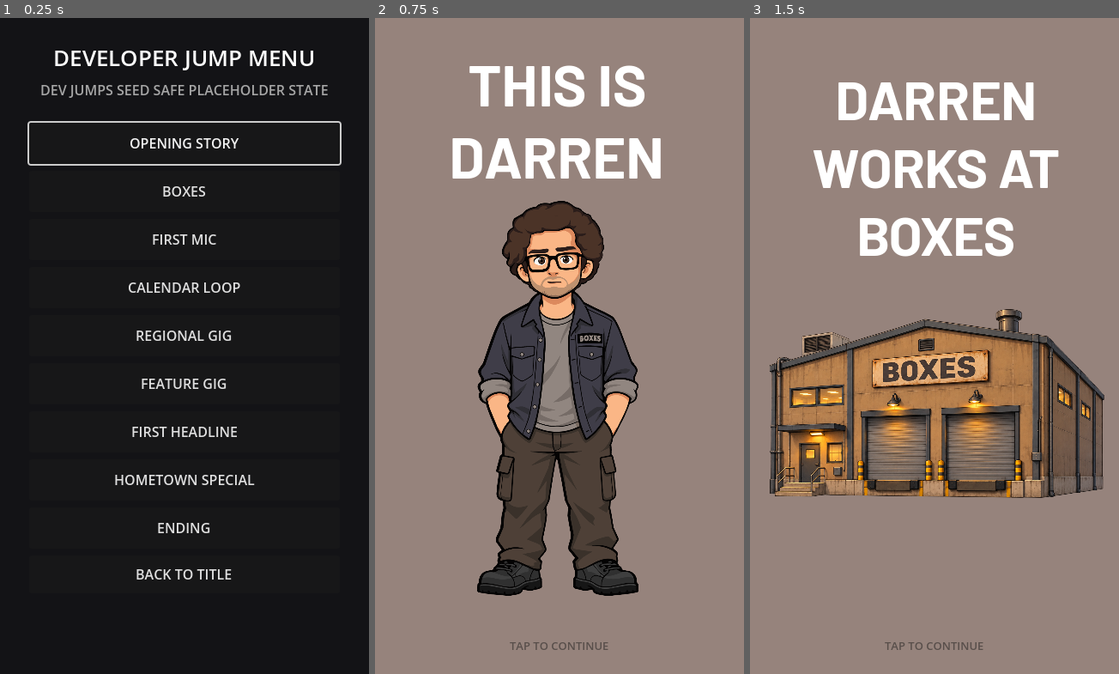
Above: before the commit, frames 1-3 (left to right).
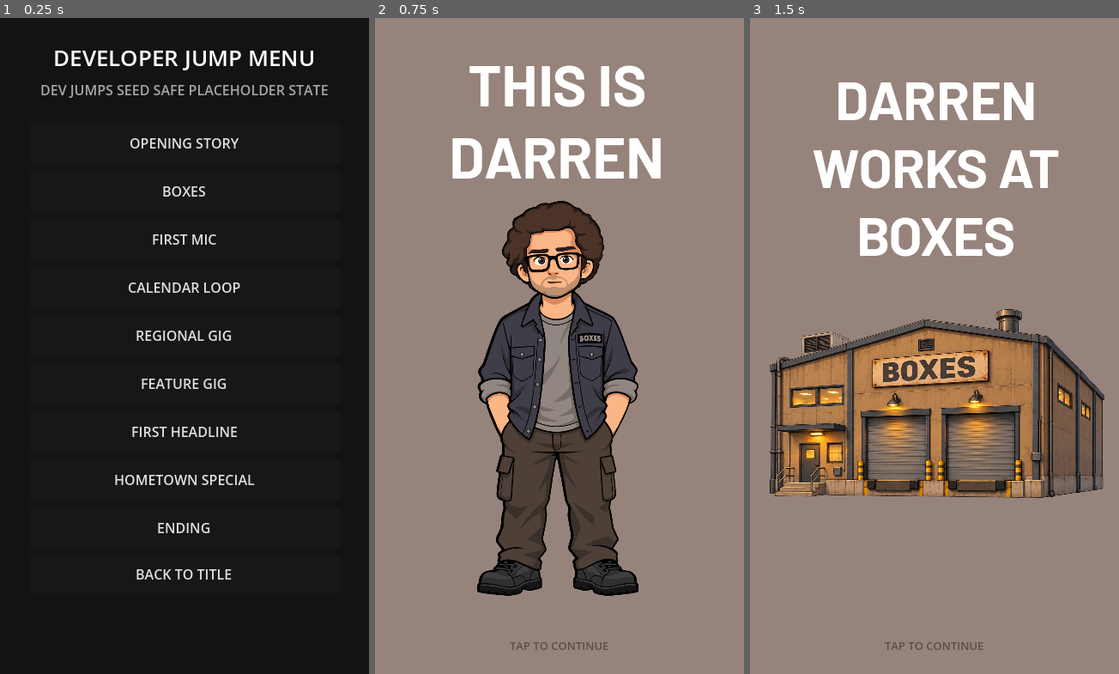
Above: after the commit, the same moments.

Repository: patrickcallahancomedy/comedian
Game: Godot game, scene res://scenes/core/developer_jump_menu.tscn
The game is run twice, just before and just after one commit, with the same random seed, the same clock (stepped at 60 frames per second) and the same inputs. This scene is started directly instead of the project's main scene.
Inputs (mouse positions are in pixels of both pictures, inside the frame that each line leads up to):
- Up to frame 1 (0.25 s): no input
- Up to frame 2 (0.75 s): click "OPENING STORY" at 0.5 s
- Up to frame 3 (1.5 s): tap Enter (ui_accept) at 1.25 s; move the mouse to (1015, 313) at 1.27 s; click (1015, 313) at 1.42 s

The runs differ from the first frame. In frame 1, 0.5% of the frame differs, in the area x 7-93%, y 15-23%; in frame 2, nothing differs; in frame 3, nothing differs.
Error after the commit: Attempt to call function 'grab_focus' in base 'null instance' on a null instance. (res://scripts/core/developer_jump_menu.gd:12)

Commit message:
Add Minigame Lab entry to developer menu

Diff:
--- a/godot/scripts/core/developer_jump_menu.gd
+++ b/godot/scripts/core/developer_jump_menu.gd
@@ -9,7 +9,7 @@
 
 func _ready() -> void:
 	status_label.text = "DEV JUMPS SEED SAFE PLACEHOLDER STATE"
-	$Background/Layout/OpeningButton.grab_focus()
+	$Background/Layout/MinigameLabButton.grab_focus()
 
 
 func _seed_basics() -> void:
@@ -22,6 +22,10 @@
 	SaveManager.save_game()
 	if not SceneRouter.go_to(route_id):
 		status_label.text = "UNKNOWN ROUTE: %s" % route_id
+
+
+func _on_minigame_lab_button_pressed() -> void:
+	SceneRouter.go_to("minigame_lab")
 
 
 func _on_opening_button_pressed() -> void:
